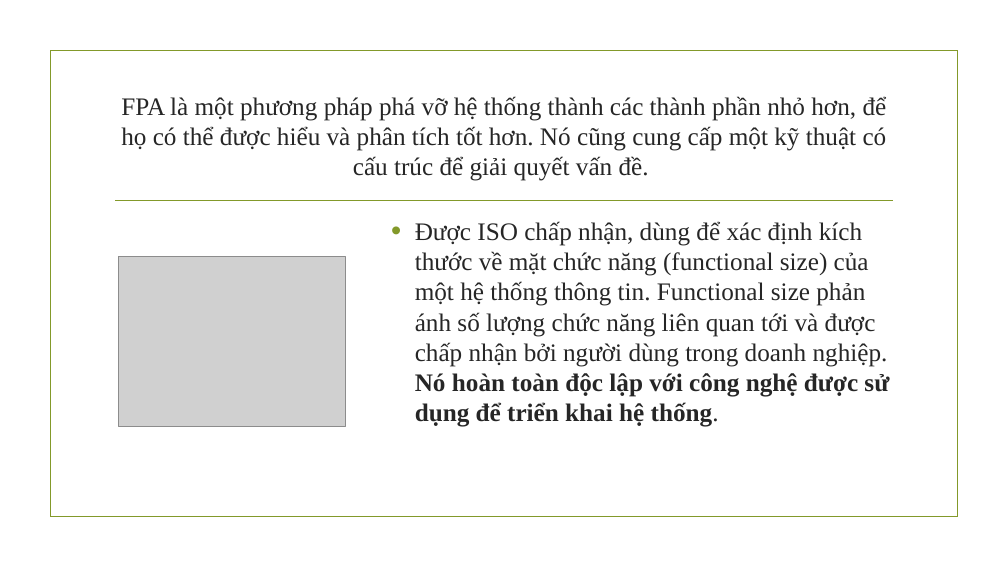
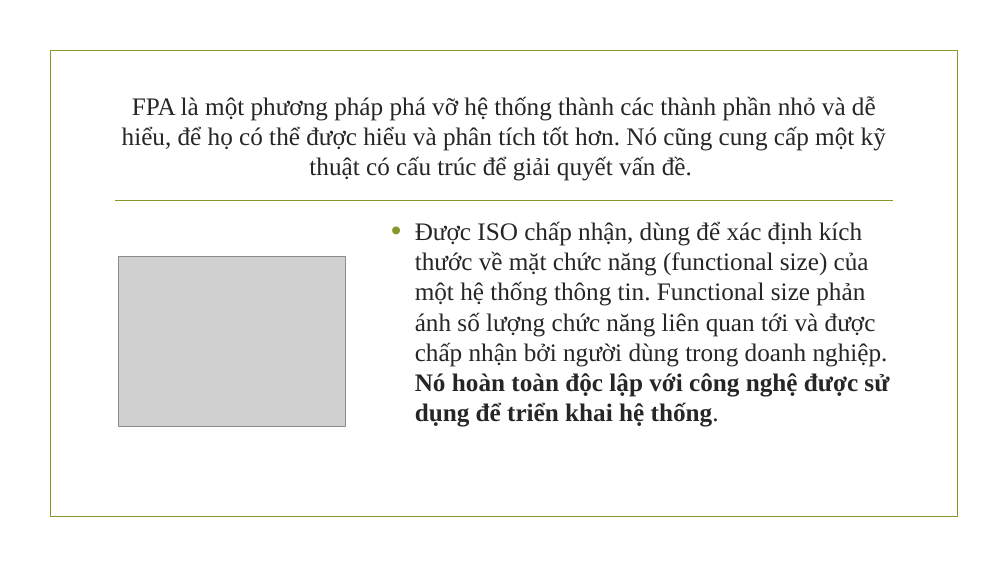
Before and after one commit to NamBang/CEMEM, a slide deck: slide 7 of FILE_BAO_CAO/Funciton-Point .pptx. Drawn at 1008x567 pixels with LibreOffice and Linux fonts; fonts in the diff are those of the drawing; grey boxes stand for pictures; background and template pictures are left out. Boxes give left, top, right and bottom in pixels: in the first picture for what was removed or moved away, otherwise in the second. Text is boxed around its words. In the diff, an @@ line names an element or a change of style, - is before the commit and + after.

Commit message:
update ....

```diff
--- a/FILE_BAO_CAO/Funciton-Point .pptx
+++ b/FILE_BAO_CAO/Funciton-Point .pptx
@@ title at [122,96,886,181]: text changed @@
-FPA là một phương pháp phá vỡ hệ thống thành các thành phần nhỏ hơn, để họ có thể được hiểu và phân tích tốt hơn. Nó cũng cung cấp một kỹ thuật có cấu trúc để giải quyết vấn đề.
+FPA là một phương pháp phá vỡ hệ thống thành các thành phần nhỏ và dễ hiểu, để họ có thể được hiểu và phân tích tốt hơn. Nó cũng cung cấp một kỹ thuật có cấu trúc để giải quyết vấn đề.
```
Also in this commit, not shown: 1 other slide changed.
